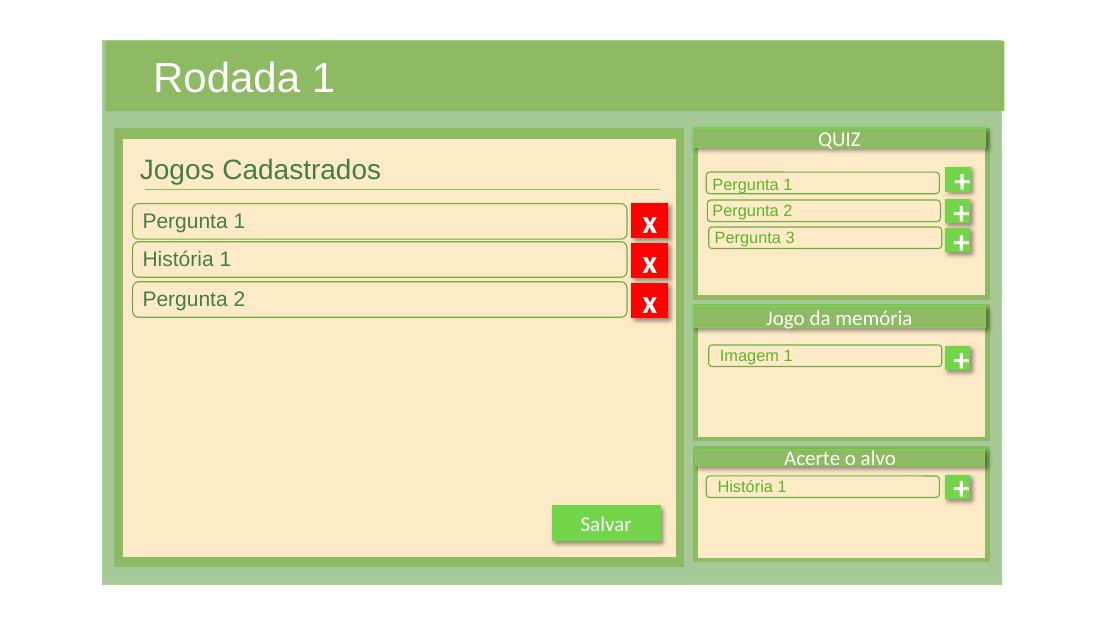
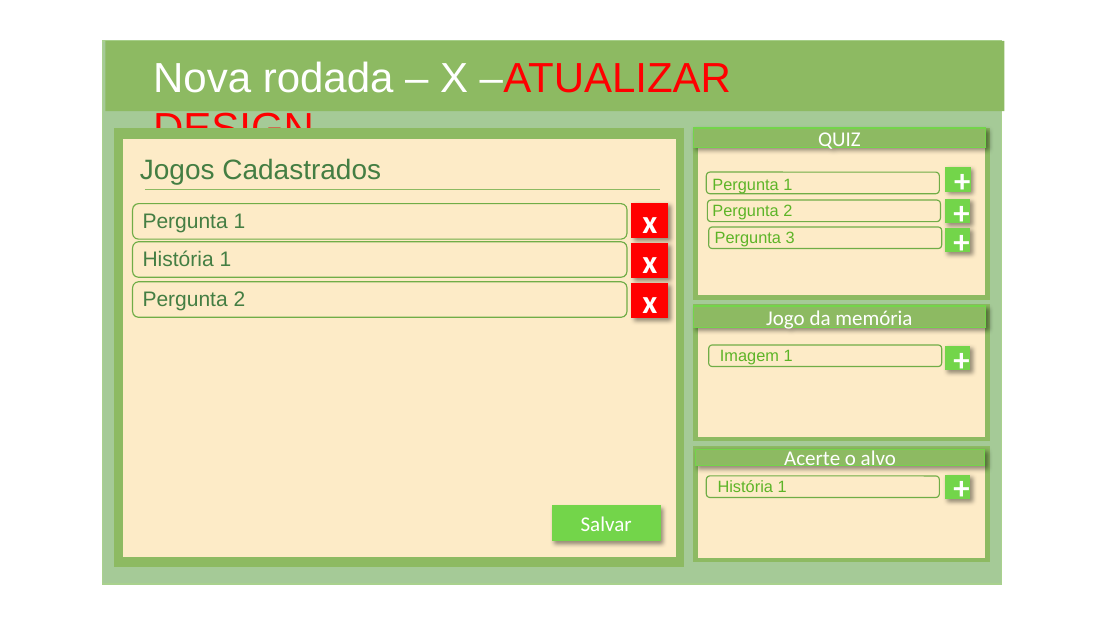
Before and after one commit to NathanReis/FTT-Recicla, a slide deck: slide 21 of DocumentacaoProjeto/Protótipo_Visual.pptx (slide 25 before the commit). Drawn at 1120x630 pixels with LibreOffice and Linux fonts; fonts in the diff are those of the drawing. Boxes give left, top, right and bottom in pixels: in the first picture for what was removed or moved away, otherwise in the second. Text is boxed around its words. In the diff, an @@ line names an element or a change of style, - is before the commit and + after.

```diff
--- a/DocumentacaoProjeto/Protótipo_Visual.pptx
+++ b/DocumentacaoProjeto/Protótipo_Visual.pptx
@@ text at [153,61,731,151]: text changed; text colour #FFFFFF to #FF0000 @@
-Rodada 1
+Nova rodada – X –ATUALIZAR DESIGN
```
Also in this commit, not shown: 6 other slides changed, 6 slides removed, 5 other files.
